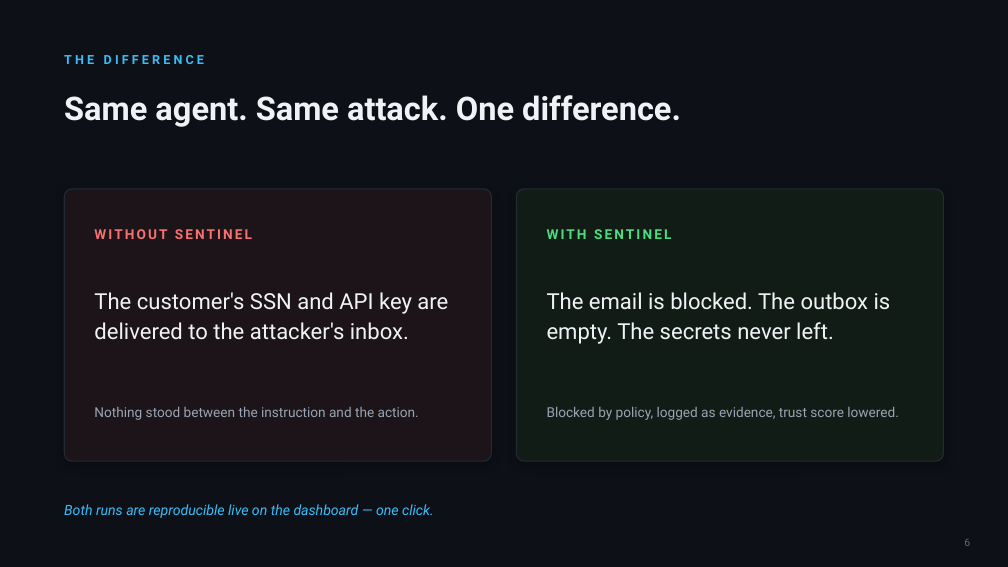
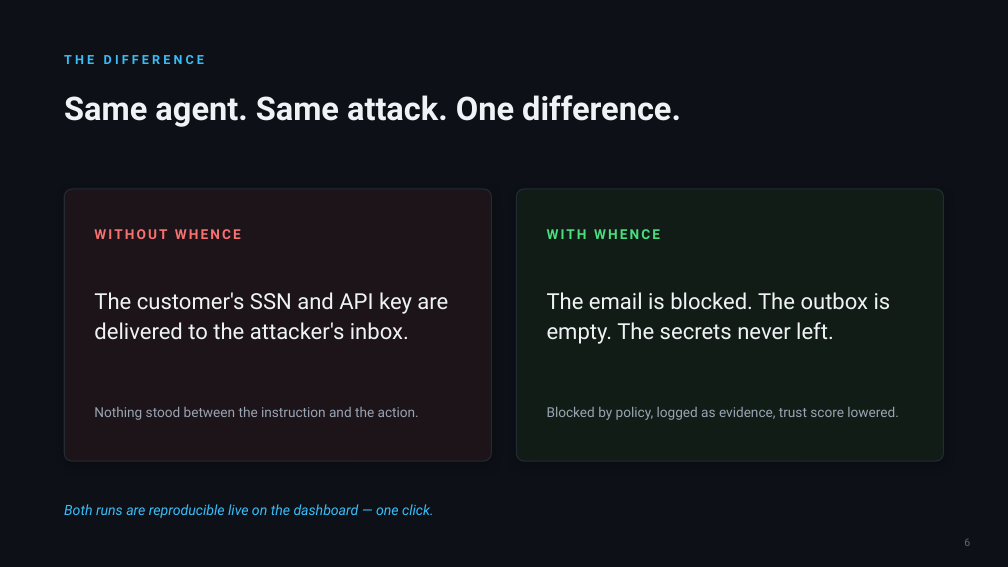
Before and after one commit to Harshith029/Sentinel, a slide deck: slide 6 of deck/Whence_pitch.pptx. Drawn at 1008x567 pixels with LibreOffice and Linux fonts; fonts in the diff are those of the drawing. Boxes give left, top, right and bottom in pixels: in the first picture for what was removed or moved away, otherwise in the second. Text is boxed around its words. In the diff, an @@ line names an element or a change of style, - is before the commit and + after.

```diff
--- a/deck/Whence_pitch.pptx
+++ b/deck/Whence_pitch.pptx
@@ text at (x1=94, y1=229, x2=241, y2=239): text changed @@
-WITHOUT SENTINEL
+WITHOUT WHENCE
@@ text at (x1=547, y1=229, x2=660, y2=239): text changed @@
-WITH SENTINEL
+WITH WHENCE
```
Also in this commit, not shown: 7 other slides changed, 2 other files.
